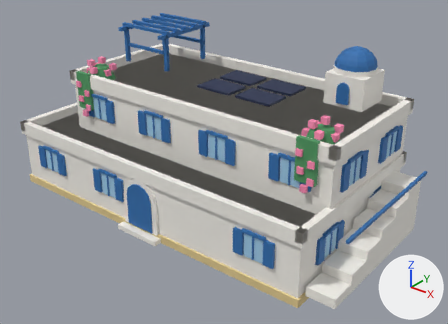
A saved change to the Blender file assets/managed-models/buildings/house-2x1-2f-third-aegean-a-solar/house-2x1-2f-third-aegean-a-solar.blend.
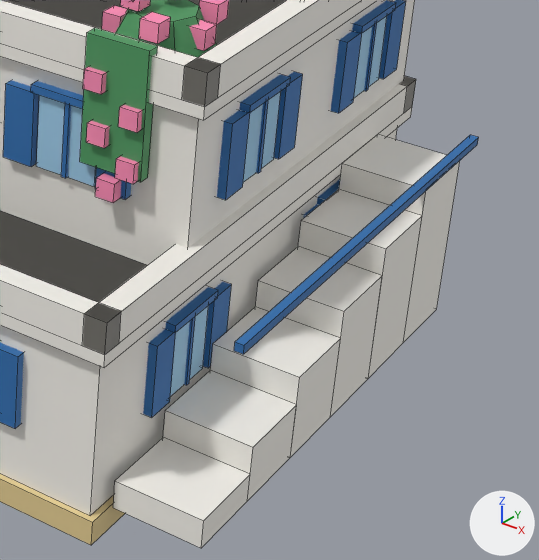
Each version is shown whole from a 50 mm camera at (1.89, -2.26, 1.68) aimed at (0.1, -0.02, 0.29), then close up on the part from 60% to 100% of the width and 39% to 97% of the height. The lights are fixed; the arrows at lower right show +X, +Y and +Z. The older version's two pictures come first. The close-ups show mesh edges as thin lines.

In view in the first close-up: 'house-2x1-2f-third-aegean-a-solar'.
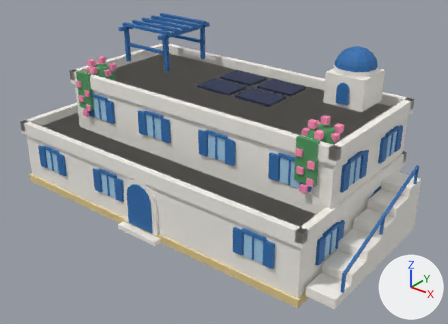
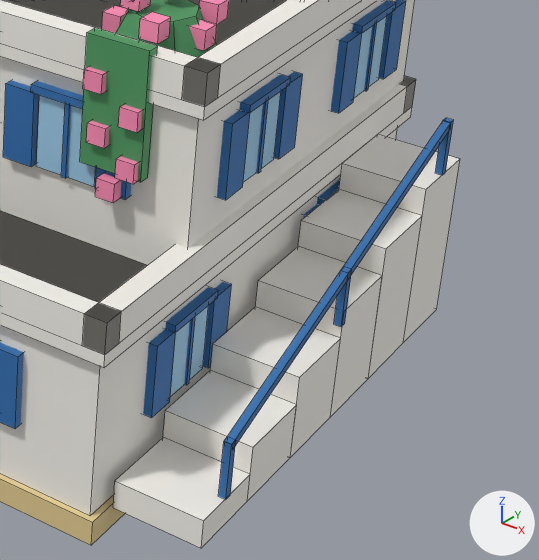
Pixel boxes (x1, y1, x2, y2) of what changed, in the close-ups (539 x 560 px; the box of a moved part takes in the faces that stretch with it):
'house-2x1-2f-third-aegean-a-solar', reshaped: before (0, 0, 479, 548); after (0, 0, 460, 548)
part 1 of me_house_2x1_2f_third_aegean_a_solar, moved or reshaped: before (234, 135, 479, 354); after (225, 122, 450, 447)
part 2 of me_house_2x1_2f_third_aegean_a_solar, added (blue): after (218, 440, 236, 499)
part 3 of me_house_2x1_2f_third_aegean_a_solar, added (blue): after (334, 269, 352, 327)
part 4 of me_house_2x1_2f_third_aegean_a_solar, added (blue): after (435, 118, 453, 175)

What the commit changed:
me_house_2x1_2f_third_aegean_a_solar is used by ob_house_2x1_2f_third_aegean_a_solar; location (0.0, 0.0, 0.0).
me_house_2x1_2f_third_aegean_a_solar had 1624 vertices, 1231 faces and spanned x -1.0..0.99, y -0.5..0.5, z 0.0..0.91.
me_house_2x1_2f_third_aegean_a_solar now has 1648 vertices, 1249 faces and spans x -1.0..0.99, y -0.5..0.5, z 0.0..0.91.
me_house_2x1_2f_third_aegean_a_solar part 1: the loose piece of 8 vertices spanning x 0.97..0.99, y -0.35..0.43, z 0.32..0.33 is turned 19.7 degrees about the x axis through its middle and scaled by 0.885, then moved by (0.0, -0.07, -0.04).
me_house_2x1_2f_third_aegean_a_solar part 2: a new loose piece, a box spanning x 0.974..0.986, y -0.356..-0.344, z 0.087..0.179, in mat_m_house_2x1_2f_third_aegean_a_solar.
me_house_2x1_2f_third_aegean_a_solar part 3: a new loose piece, a box spanning x 0.974..0.986, y -0.031..-0.019, z 0.203..0.295, in mat_m_house_2x1_2f_third_aegean_a_solar.
me_house_2x1_2f_third_aegean_a_solar part 4: a new loose piece, a box spanning x 0.974..0.986, y 0.294..0.306, z 0.32..0.412, in mat_m_house_2x1_2f_third_aegean_a_solar.
